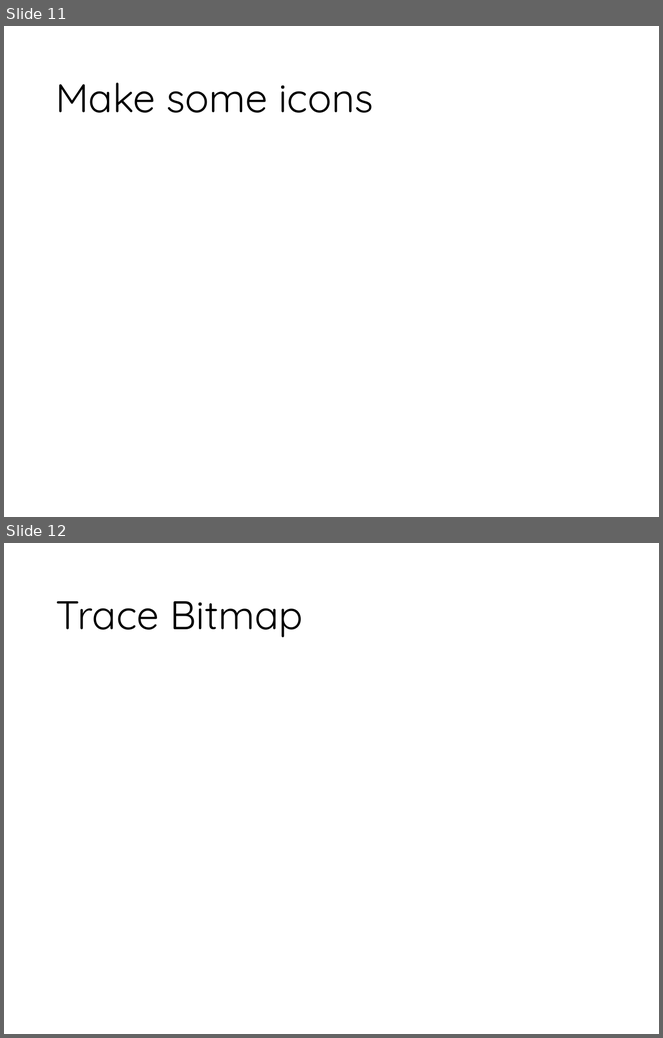
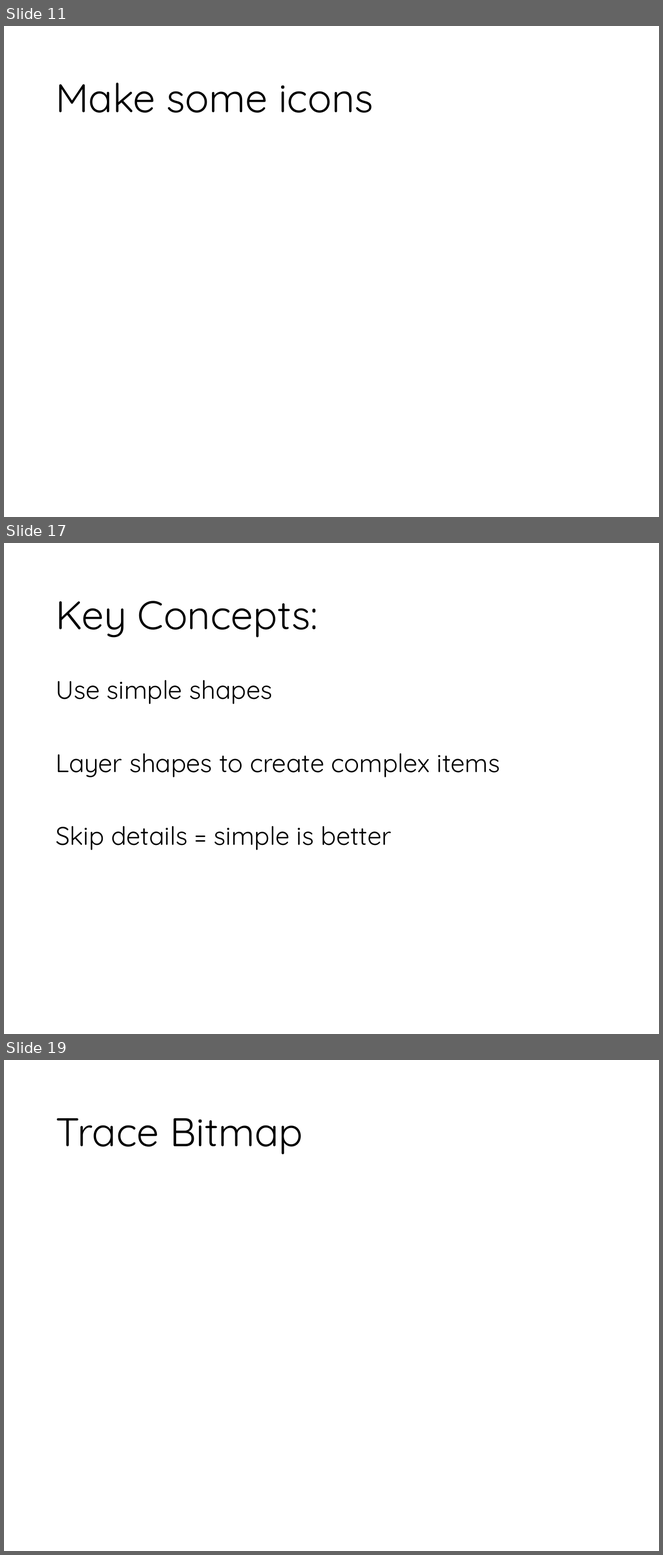
Before and after one commit to MicheleTobias/OpenSourceCartography, a slide deck: Talk/Slides/Custom QGIS Symbols with Inkscape.pptx. Shown one above the other, each under a label of ours: slides 11 and 12 before the commit, slides 11, 17 and 19 after it; the slides between them are not shown. The pictures are 663x1038 and 663x1555 pixels, drawn with LibreOffice and Linux fonts; fonts in the diff are those of the drawing; background and template pictures are left out. Boxes give left, top, right and bottom in pixels: in the first picture for what was removed or moved away, otherwise in the second. Text is boxed around its words. In the diff, an @@ line names an element or a change of style, - is before the commit and + after.

```diff
--- a/Talk/Slides/Custom QGIS Symbols with Inkscape.pptx
+++ b/Talk/Slides/Custom QGIS Symbols with Inkscape.pptx
@@ slide 17 added at <box>4,543,659,1034</box>, background picture (left out) @@
@@ title added at <box>55,601,318,638</box>, 44 pt, text #000000 @@
+Key Concepts:
@@ text added at <box>55,680,501,850</box>, 28 pt, text #000000 @@
+Use simple shapes
+Layer shapes to create complex items
+Skip details = simple is better
@@ what was slide 12 is now slide 19 @@
```
Also in this commit, not shown: 8 other slides added, 1 slide removed, 7 other files.
